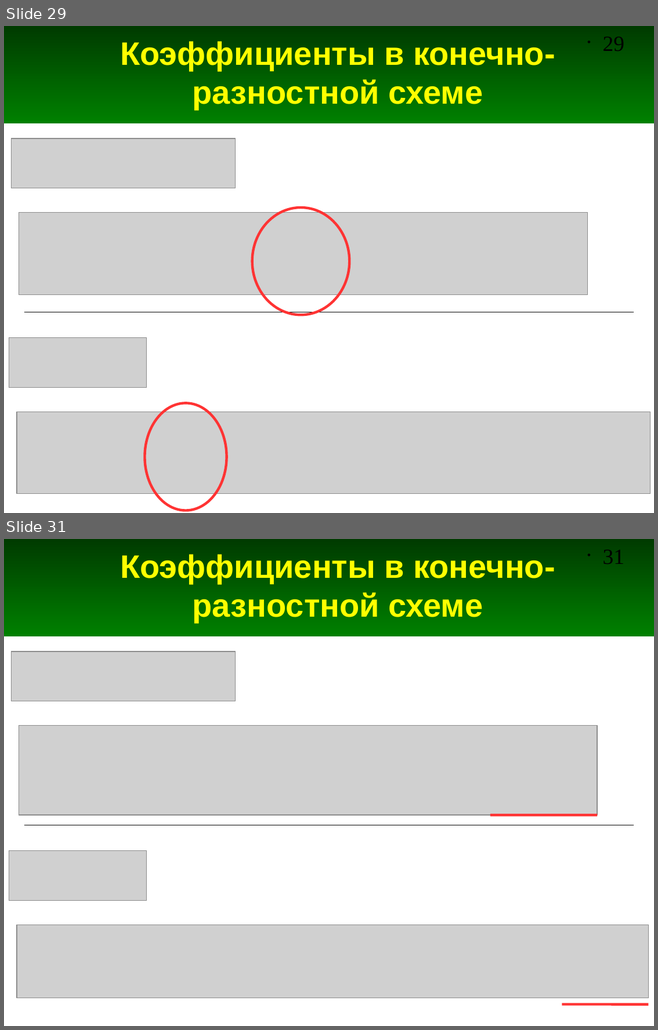
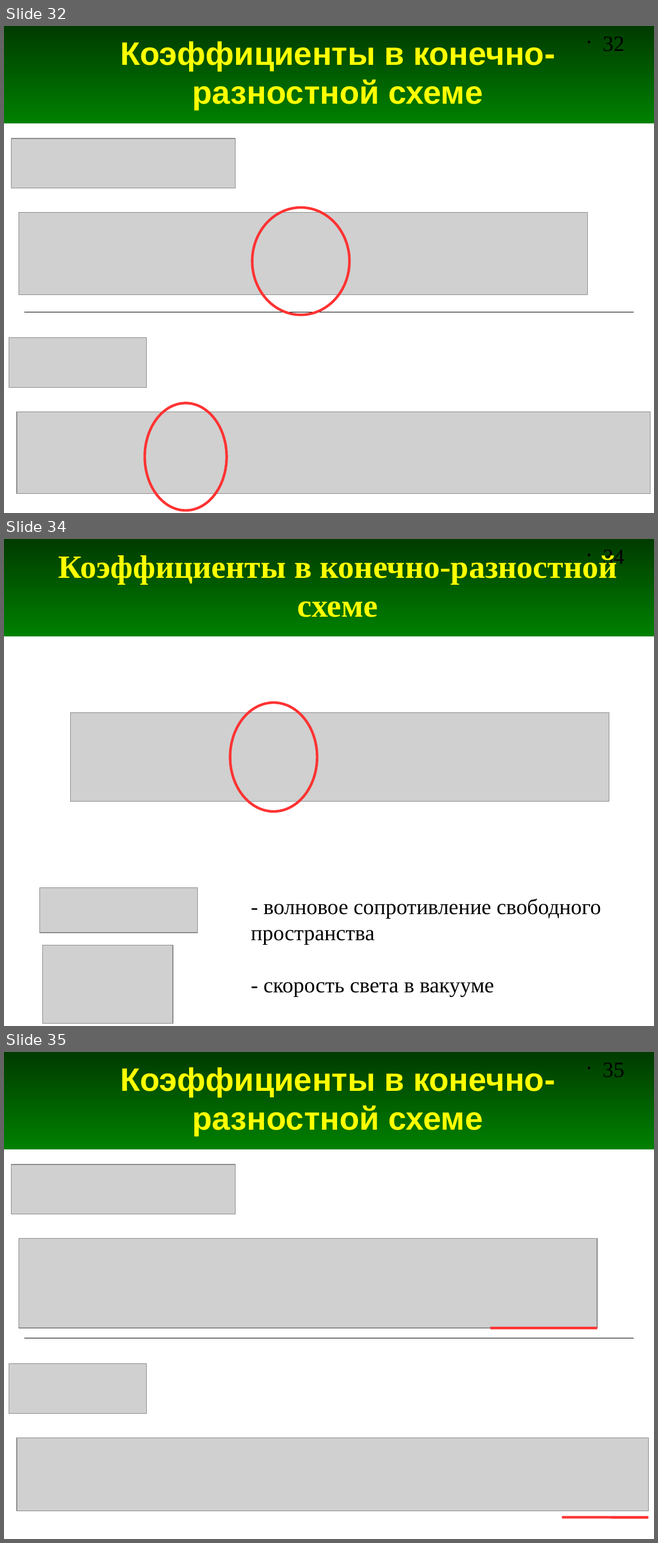
Before and after one commit to andris0147sv/modelling, a slide deck: presentations/2. FDTD.odp. Shown one above the other, each under a label of ours: slides 29 and 31 before the commit, slides 32, 34 and 35 after it; the slides between them are not shown. The pictures are 658x1030 and 658x1543 pixels, drawn with LibreOffice and Linux fonts; fonts in the diff are those of the drawing; grey boxes stand for pictures. Boxes give left, top, right and bottom in pixels: in the first picture for what was removed or moved away, otherwise in the second. Text is boxed around its words. In the diff, an @@ line names an element or a change of style, - is before the commit and + after.

```diff
--- a/presentations/2. FDTD.odp
+++ b/presentations/2. FDTD.odp
@@ slide 34 added at box(4, 539, 654, 1026), background #FFFFFF; not listed: 2 template elements that a slide beside it also shows @@
@@ title added at box(58, 553, 616, 617), 36 pt, text #FFFF00, bold @@
+Коэффициенты в конечно-разностной схеме
@@ ellipse added at box(230, 703, 317, 812), outline #FF3333 2.83 pt @@
@@ picture added at box(70, 713, 608, 801) @@
@@ picture added at box(40, 888, 198, 933) @@
@@ text added at box(250, 899, 601, 944), 24 pt, text #000000 @@
+- волновое сопротивление свободного
+пространства
@@ picture added at box(42, 946, 172, 1024) @@
@@ text added at box(263, 982, 494, 997), 24 pt, text #000000 @@
+- скорость света в вакууме
@@ what was slide 29 is now slide 32 @@
@@ page number at box(603, 36, 624, 51): text changed @@
-• 29
+• 32
@@ what was slide 31 is now slide 35 @@
@@ page number at box(603, 1062, 624, 1077): text changed @@
-• 31
+• 35
```
Also in this commit, not shown: 4 slides changed, 3 other slides added, 4 other files.
